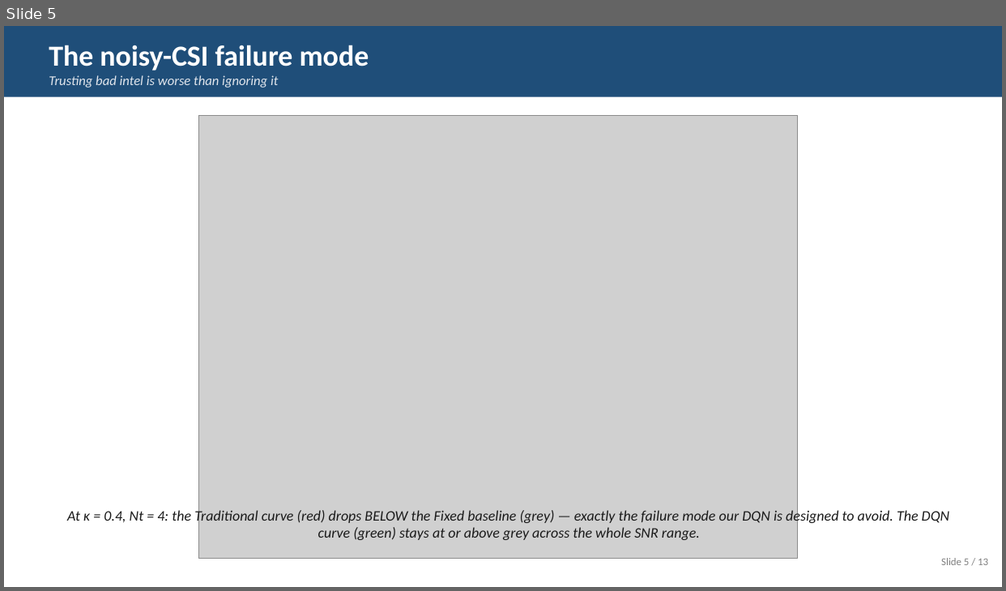
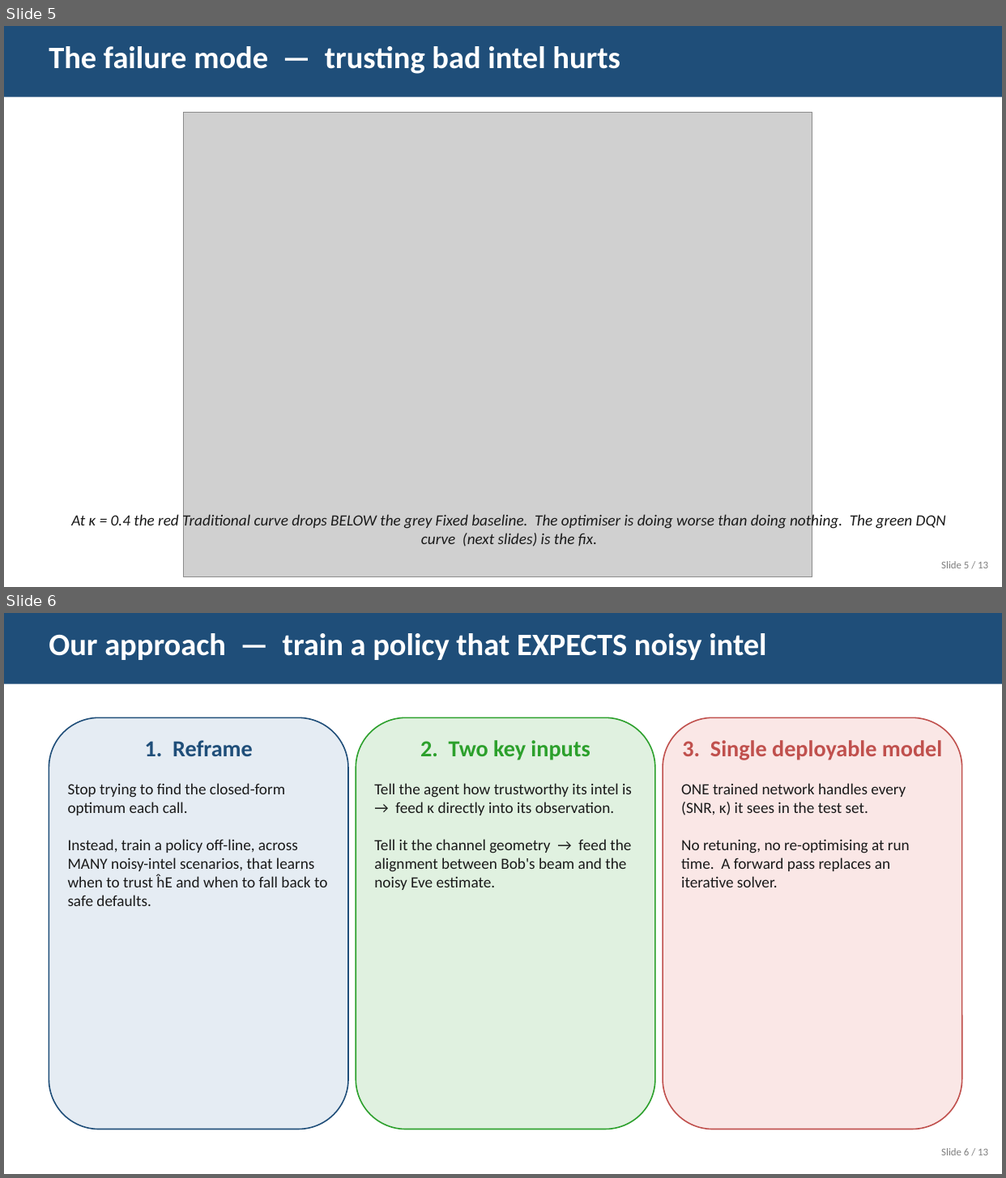
Before and after one commit to kryptbakar/DQN-Enhanced-Adaptive-Artificial-Noise-Power-Allocation, a slide deck: report/slides.pptx. Shown one above the other, each under a label of ours: slide 5 before the commit, slides 5 and 6 after it. The pictures are 1006x591 and 1006x1178 pixels, drawn with LibreOffice and Linux fonts; fonts in the diff are those of the drawing; grey boxes stand for pictures. Boxes give left, top, right and bottom in pixels: in the first picture for what was removed or moved away, otherwise in the second. Text is boxed around its words. In the diff, an @@ line names an element or a change of style, - is before the commit and + after.

Commit message:
redesign slide deck — visual cards, fewer formulas, classroom-friendly
The previous deck packed too much math and dense bullets per slide for a
10-12 minute talk in front of a mixed audience (instructor + classmates).
This pass restructures the same 13-slide flow around visual cards, larger
type, and one-idea-per-slide.

Per-slide changes:
- Slide 1: cleaner title, accent strip, larger paper title.
- Slide 2 (problem): story-first, no inline math; 5 short bullets.
- Slide 3 (system model): three coloured cards for Alice / Bob / Eve;
  only the imperfect-CSI equation kept, embedded as a rendered PNG.
- Slide 4 (classical answers): two side-by-side cards (Fixed vs
  Traditional) with pros/cons rather than equations.
- Slide 5 (failure mode): full-bleed figure, single-sentence caption.
- Slide 6 (our approach): three idea blocks (Reframe / Two key inputs /
  Single deployable model) instead of architecture details.
- Slide 7 (state + action): icons for the seven state items, one
  rendered equation for the alignment cue, two cards for action and
  network. Formula-density way down.
- Slide 8 (training): training curve on the left, three 'stat' cards
  (7000 episodes, ~38 s, three Nt) replacing the dense hyperparam list.
- Slides 9 + 10: same plot story but trimmed captions.
- Slide 11 (demo cue): five compact tab cards with icon + name + 1-line
  description.
- Slide 12 (takeaways): three coloured cards (Problem / Fix / Outcome)
  instead of a long bullet list.
- Slide 13: thank-you, unchanged.

Reduces visible formula count from a dozen-plus inline strings to two
rendered PNGs (CSI model on slide 3, alignment on slide 7) — math is
still present where it earns its place, but the deck reads as a
presentation, not a paper.

```diff
--- a/report/slides.pptx
+++ b/report/slides.pptx
@@ slide 6 added at <box>4,613,1002,1174</box>, background #FFFFFF @@
@@ rectangle added at <box>4,613,1002,684</box>, fill #1F4E79 @@
@@ text added at <box>49,633,766,660</box>, 30 pt, text #FFFFFF, bold @@
+Our approach — train a policy that EXPECTS noisy intel
@@ rounded rectangle added at <box>49,717,348,1130</box>, fill #E5ECF3, outline #1F4E79 1.25 pt @@
@@ rounded rectangle added at <box>356,717,655,1130</box>, fill #E0F1E0, outline #2CA02C 1.25 pt @@
@@ rounded rectangle added at <box>663,717,962,1130</box>, fill #FAE7E6, outline #C0504D 1.25 pt @@
@@ text added at <box>145,740,253,756</box>, 22 pt, text #1F4E79, bold @@
+1. Reframe
@@ text added at <box>420,740,590,760</box>, 22 pt, text #2CA02C, bold @@
+2. Two key inputs
@@ text added at <box>682,740,942,760</box>, 22 pt, text #C0504D, bold @@
+3. Single deployable model
@@ text added at <box>68,783,327,906</box>, 15 pt, text #1A1A1A @@
+Stop trying to find the closed-form optimum each call.
+Instead, train a policy off-line, across MANY noisy-intel scenarios, that learns when to trust ĥE and when to fall back to safe defaults.
@@ text added at <box>374,783,632,890</box>, 15 pt, text #1A1A1A @@
+Tell the agent how trustworthy its intel is → feed κ directly into its observation.
+Tell it the channel geometry → feed the alignment between Bob's beam and the noisy Eve estimate.
@@ text added at <box>681,783,910,888</box>, 15 pt, text #1A1A1A @@
+ONE trained network handles every (SNR, κ) it sees in the test set.
+No retuning, no re-optimising at run time. A forward pass replaces an iterative solver.
@@ text added at <box>941,1148,988,1156</box>, 10 pt, text #7F7F7F @@
+Slide 6 / 13
@@ slide 5 changed as well @@
@@ text at <box>49,46,620,74</box>: text changed; size 13 to 30 pt; text colour #E0E5EC to #FFFFFF; bold on; italic off @@
-The noisy-CSI failure mode
-Trusting bad intel is worse than ignoring it
+The failure mode — trusting bad intel hurts
@@ picture: place and size @@
-picture at <box>198,116,798,559</box>
+picture at <box>184,112,812,578</box>
@@ text at <box>71,513,946,547</box>: text changed; size 14 to 15 pt @@
-At κ = 0.4, Nt = 4: the Traditional curve (red) drops BELOW the Fixed baseline (grey) — exactly the failure mode our DQN is designed to avoid. The DQN curve (green) stays at or above grey across the whole SNR range.
+At κ = 0.4 the red Traditional curve drops BELOW the grey Fixed baseline. The optimiser is doing worse than doing nothing. The green DQN curve (next slides) is the fix.
@@ text "Slide 5 / 13": place and size @@
-text "Slide 5 / 13" at <box>941,558,988,565</box>
+text "Slide 5 / 13" at <box>941,561,988,569</box>
```
Also in this commit, not shown: 7 other slides changed, 4 other slides added, 5 slides removed, 1 other file.
